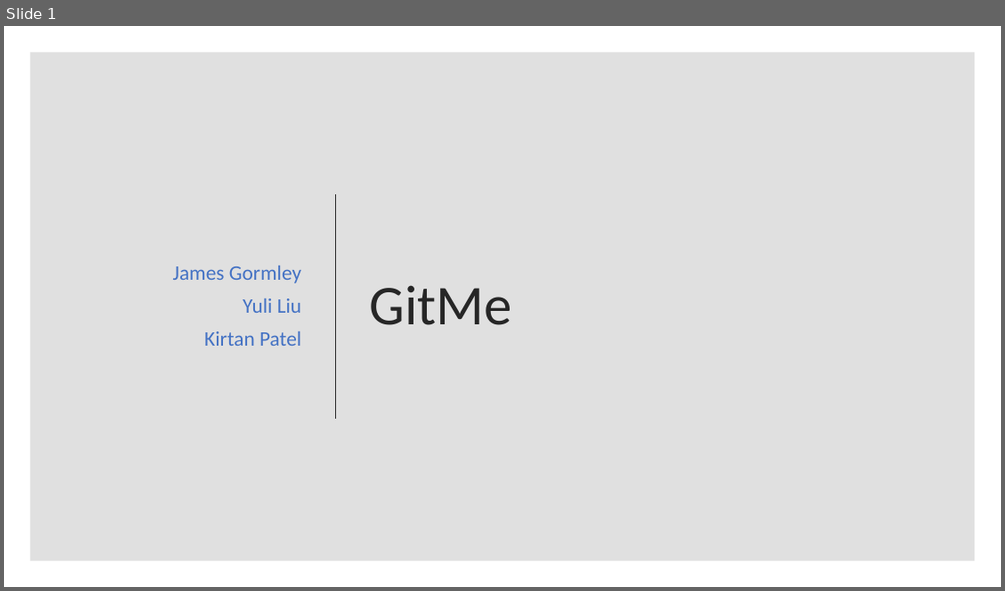
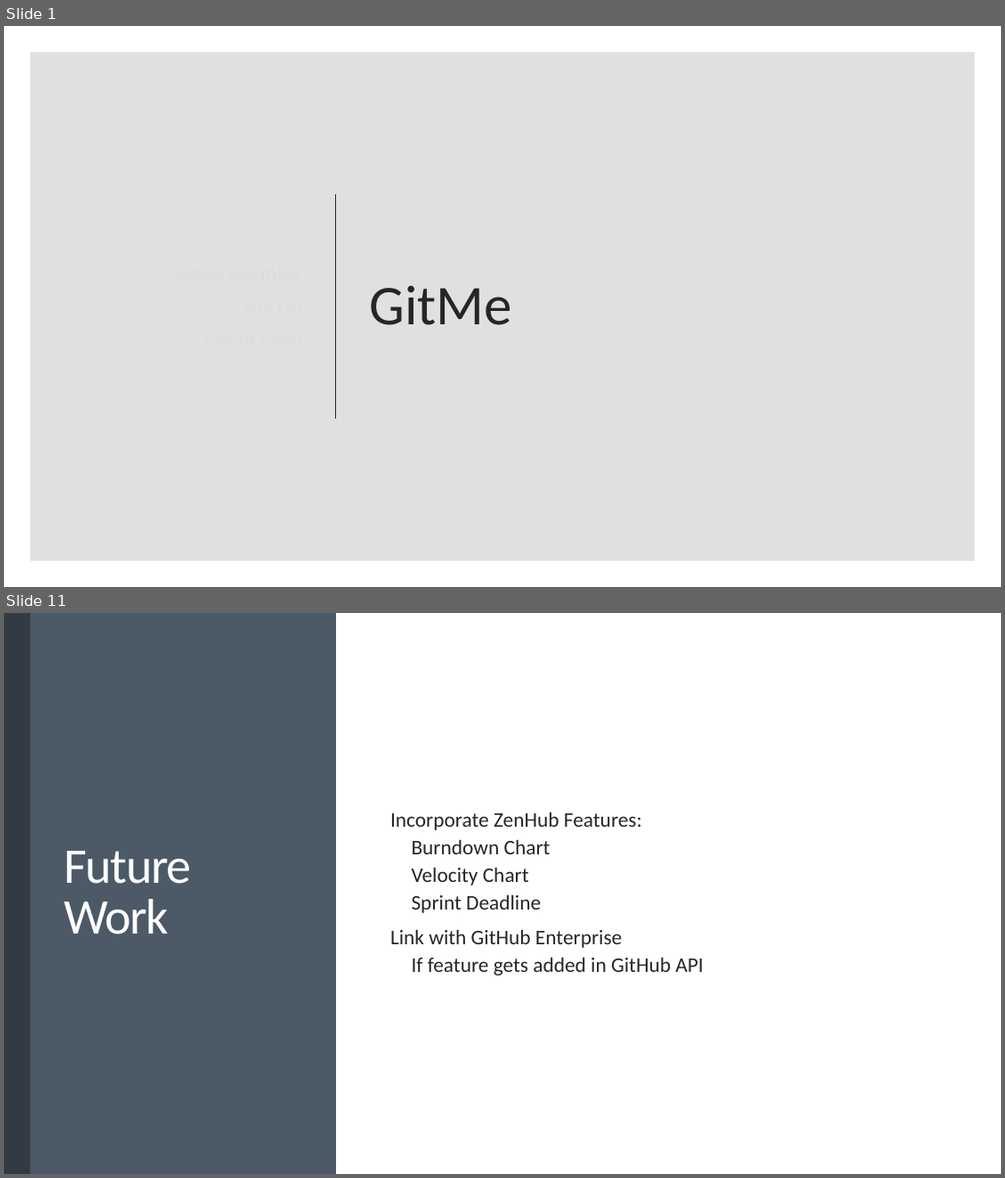
Before and after one commit to Yuliy97/GitMe, a slide deck: Gitme.pptx. Shown one above the other, each under a label of ours: slide 1 before the commit, slides 1 and 11 after it; the slides between them are not shown. The pictures are 1005x591 and 1005x1178 pixels, drawn with LibreOffice and Linux fonts; fonts in the diff are those of the drawing. Boxes give left, top, right and bottom in pixels: in the first picture for what was removed or moved away, otherwise in the second. Text is boxed around its words. In the diff, an @@ line names an element or a change of style, - is before the commit and + after.

```diff
--- a/Gitme.pptx
+++ b/Gitme.pptx
@@ slide 11 added at <box>4,613,1001,1174</box>, background #FFFFFF @@
@@ rectangle added at <box>4,613,336,1174</box>, fill #4C5867 @@
@@ rectangle added at <box>4,613,30,1174</box>, fill #333B44 @@
@@ text added at <box>390,811,703,975</box>, 20 pt, text #262626 @@
+  Incorporate ZenHub Features:
+    Burndown Chart
+    Velocity Chart
+    Sprint Deadline
+  Link with GitHub Enterprise
+    If feature gets added in GitHub API
@@ title added at <box>64,851,191,934</box>, 48 pt, text #FFFFFF @@
+Future Work
@@ slide 1 changed as well @@
@@ subtitle removed at <box>173,265,301,346</box> @@
-James Gormley
-Yuli Liu
-Kirtan Patel
```
Also in this commit, not shown: 9 other slides added, 7 slides removed.
